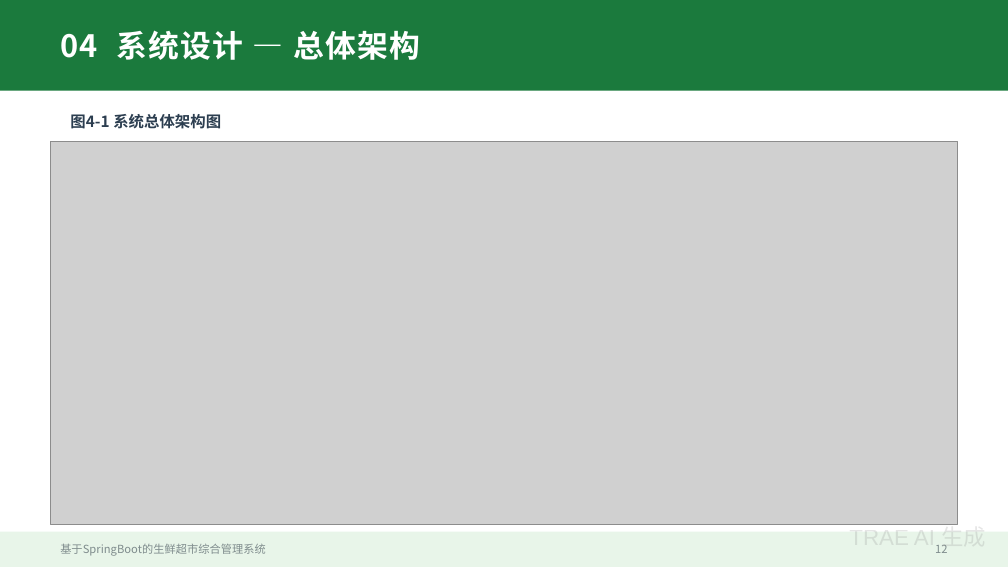
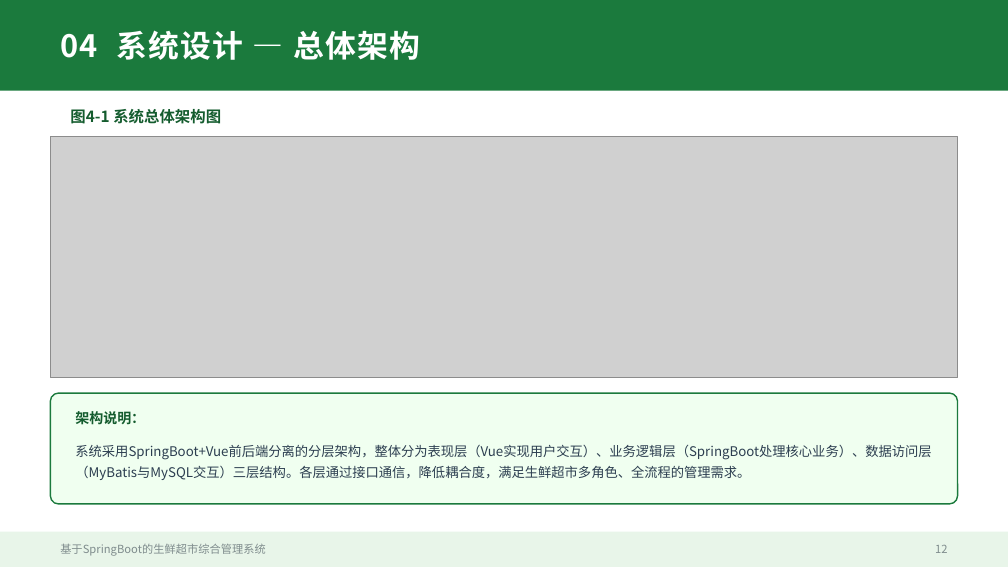
Before and after one commit to lvolk555/Trea--warehouse-, a slide deck: slide 12 of 生鲜超市综合管理系统_毕业答辩PPT.pptx. Drawn at 1008x567 pixels with LibreOffice and Linux fonts; fonts in the diff are those of the drawing; grey boxes stand for pictures. Boxes give left, top, right and bottom in pixels: in the first picture for what was removed or moved away, otherwise in the second. Text is boxed around its words. In the diff, an @@ line names an element or a change of style, - is before the commit and + after.

Commit message:
优化毕业答辩PPT - 为图片添加详细解释说明

```diff
--- a/生鲜超市综合管理系统_毕业答辩PPT.pptx
+++ b/生鲜超市综合管理系统_毕业答辩PPT.pptx
@@ text "图4-1 系统总体架构图" at [70, 109, 221, 124]: text colour #2C3E50 to #145C2E @@
@@ picture: place and size @@
-picture at [50, 141, 958, 524]
+picture at [50, 136, 958, 378]
@@ rounded rectangle added at [50, 393, 958, 504], fill #F0FFF0, outline #1B7A3D 1 pt @@
@@ text added at [75, 411, 145, 425], 10 pt, text #145C2E, bold @@
+架构说明：
@@ text added at [75, 445, 931, 480], 9.5 pt, text #2C3E50 @@
+系统采用SpringBoot+Vue前后端分离的分层架构，整体分为表现层（Vue实现用户交互）、业务逻辑层（SpringBoot处理核心业务）、数据访问层（MyBatis与MySQL交互）三层结构。各层通过接口通信，降低耦合度，满足生鲜超市多角色、全流程的管理需求。
@@ text removed at [849, 523, 986, 551] @@
-TRAE AI 生成
```
Also in this commit, not shown: 23 other slides changed.
